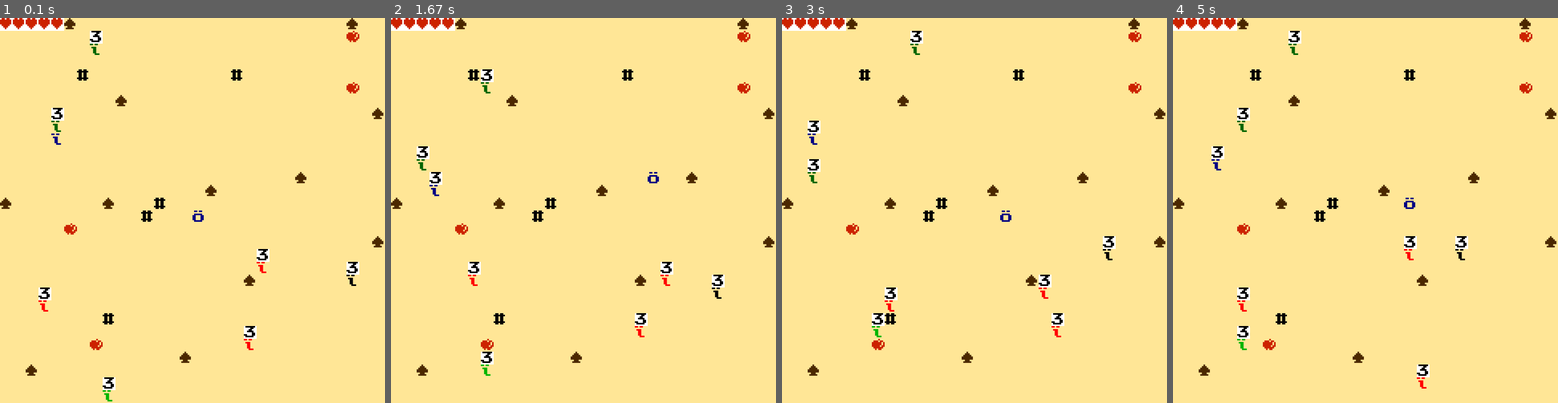
Above: before the commit, frames 1-4 (left to right).
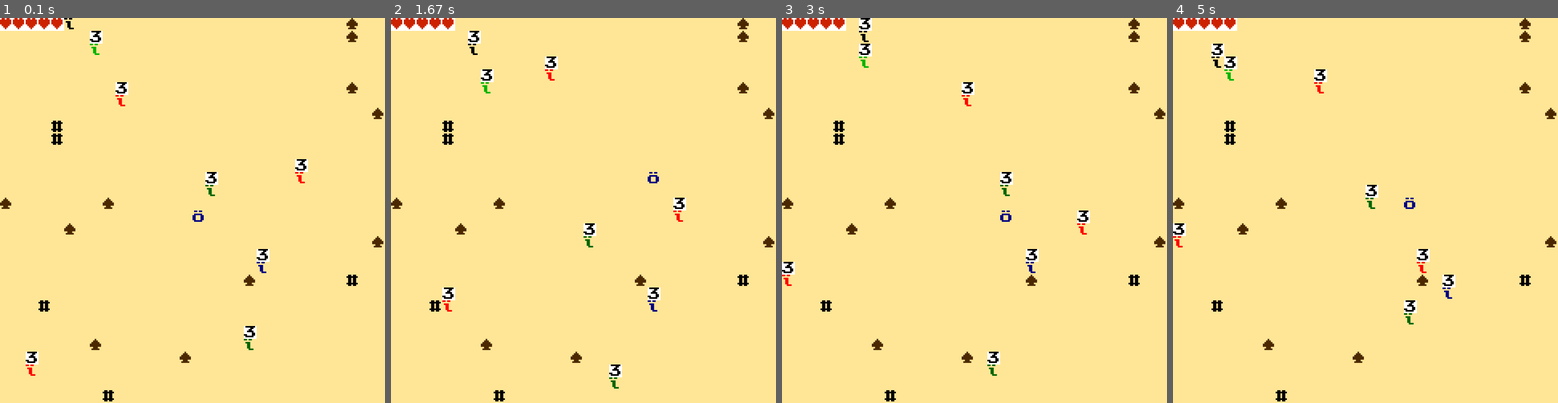
Above: after the commit, the same moments.

Repository: EuMiguelll/Projeto-Python-Individual-EuMiguel
Game: pygame game, started from codigo/jogo.py
Same seed, same stepped clock (60 frames per second), same inputs: the game is played once before the commit and once after it.
Inputs:
- Up to frame 1 (0.1 s): no input
- Up to frame 2 (1.67 s): hold Right 0.33-0.8 s; hold Up 0.83-1.28 s; hold Right from 1.32 s (still down)
- Up to frame 3 (3 s): release Right at 1.8 s; hold Left 1.83-2.37 s; hold Down 2.4-2.92 s; hold Left from 2.95 s (still down)
- Up to frame 4 (5 s): release Left at 3.48 s; hold Up 3.52-4.05 s; hold Right 4.08-4.72 s; hold Down from 4.75 s (still down)

The runs differ from the first frame. In frame 1, 2.3% of the frame differs, in the area x 6-94%, y 0-100%; in frame 2, 3.3%; in frame 3, 3.6%, in the area x 0-94%, y 0-100%; in frame 4, 3.6%.

Commit message:
Só arrumando um ngcinho na inicializacao

Diff:
--- a/codigo/inicializacao.py
+++ b/codigo/inicializacao.py
@@ -43,7 +43,9 @@
     """
     objetos = []
 
-    if tipo != MONSTRO:
+    normais = [JOGADOR, ESPINHO, PAREDE, VIDA, DANO]
+
+    if tipo in normais:
         for i in range(quantidade):
             posicao = gera_posicao_desocupada(posicoes_ocupadas, largura_mapa, altura_mapa)
             objetos.append({
